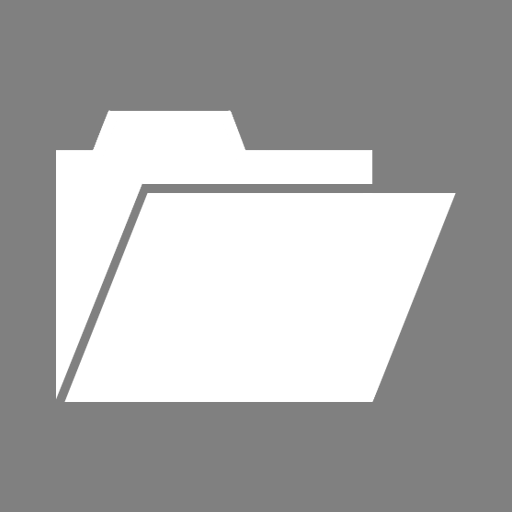
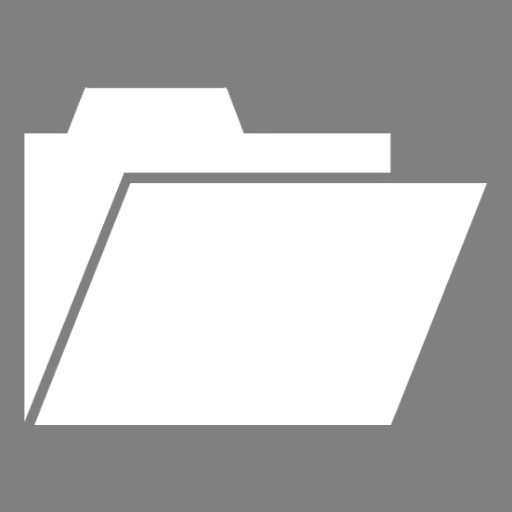
Layered file, before and after one edit (512 x 512). Changes by layer:
painted on "Layer 6" over [24, 87, 488, 425]
